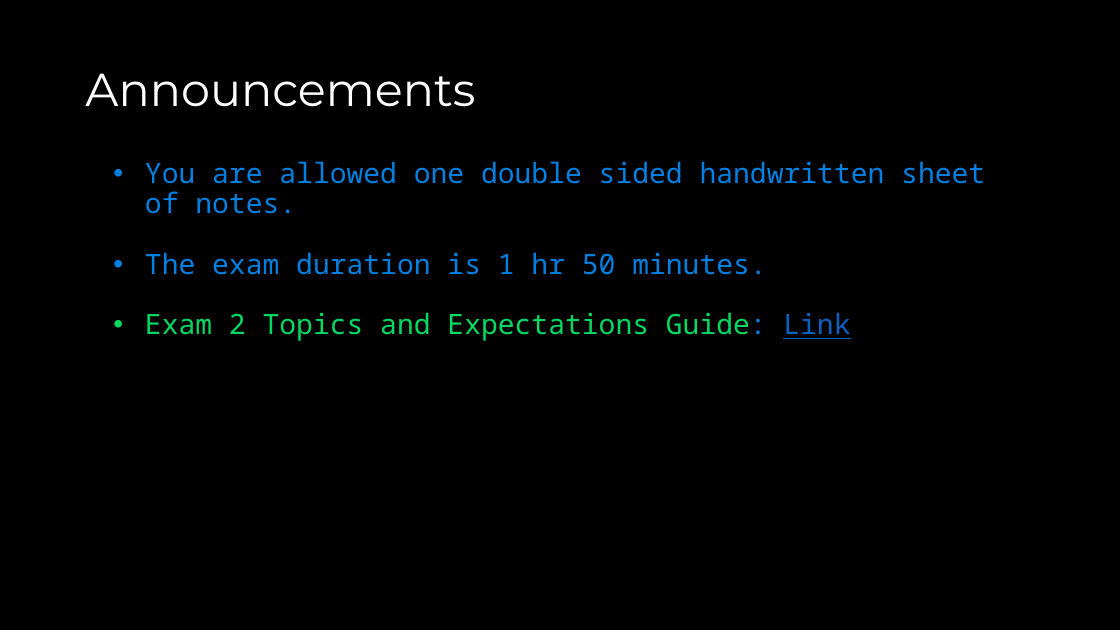
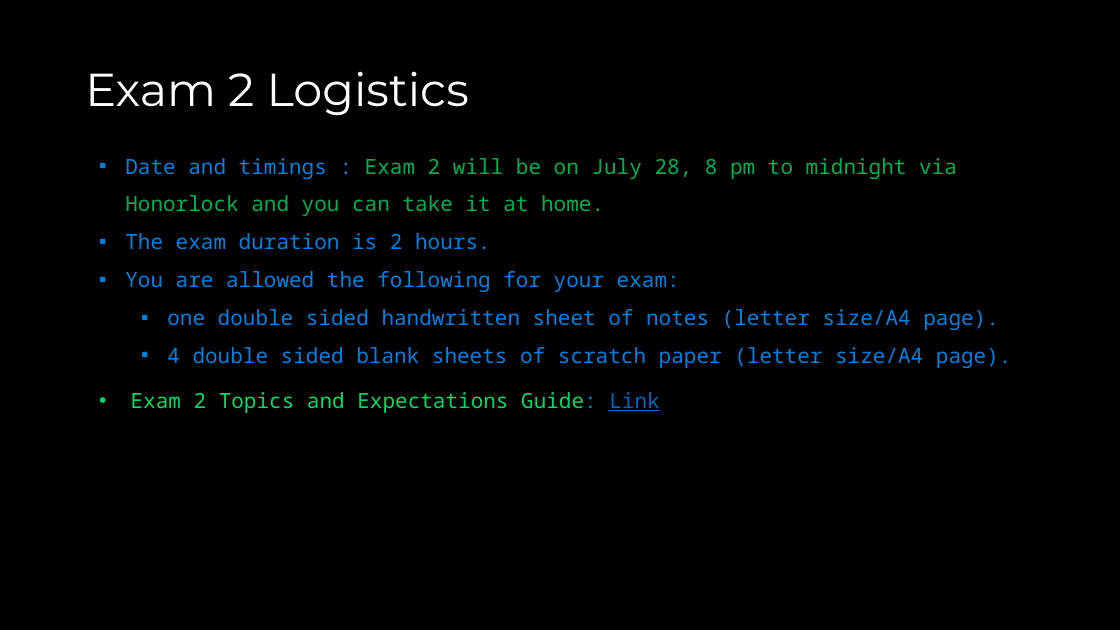
Before and after one commit to COP3530/Instructional-Content, a slide deck: slide 3 of Slides/Slides-PPT/Exam 2 - Review A.pptx (slide 4 before the commit). Drawn at 1120x630 pixels with LibreOffice and Linux fonts; fonts in the diff are those of the drawing. Boxes give left, top, right and bottom in pixels: in the first picture for what was removed or moved away, otherwise in the second. Text is boxed around its words. In the diff, an @@ line names an element or a change of style, - is before the commit and + after.

Commit message:
exam 2 review updates

```diff
--- a/Slides/Slides-PPT/Exam 2 - Review A.pptx
+++ b/Slides/Slides-PPT/Exam 2 - Review A.pptx
@@ title at (85,71,469,116): text changed @@
-Announcements
+Exam 2 Logistics
@@ text "Date and timings : Exam ...": place and size @@
-text "Date and timings : Exam ..." at (145,161,985,341)
+text "Date and timings : Exam ..." at (125,158,1012,413)
@@ text at (125,158,1012,368): text changed; size 24 to 18 pt @@
-• You are allowed one double sided handwritten sheet of notes.
-• The exam duration is 1 hr 50 minutes.
+▪ Date and timings : Exam 2 will be on July 28, 8 pm to midnight via Honorlock and you can take it at home.
+▪ The exam duration is 2 hours.
+▪ You are allowed the following for your exam:
+  ▪ one double sided handwritten sheet of notes (letter size/A4 page).
+  ▪ 4 double sided blank sheets of scratch paper (letter size/A4 page).
@@ text at (131,392,659,413): size 24 to 18 pt in "Exam 2 Topics and Expectations Guide: Link" @@
```
Also in this commit, not shown: 1 slide removed, 1 other file.
